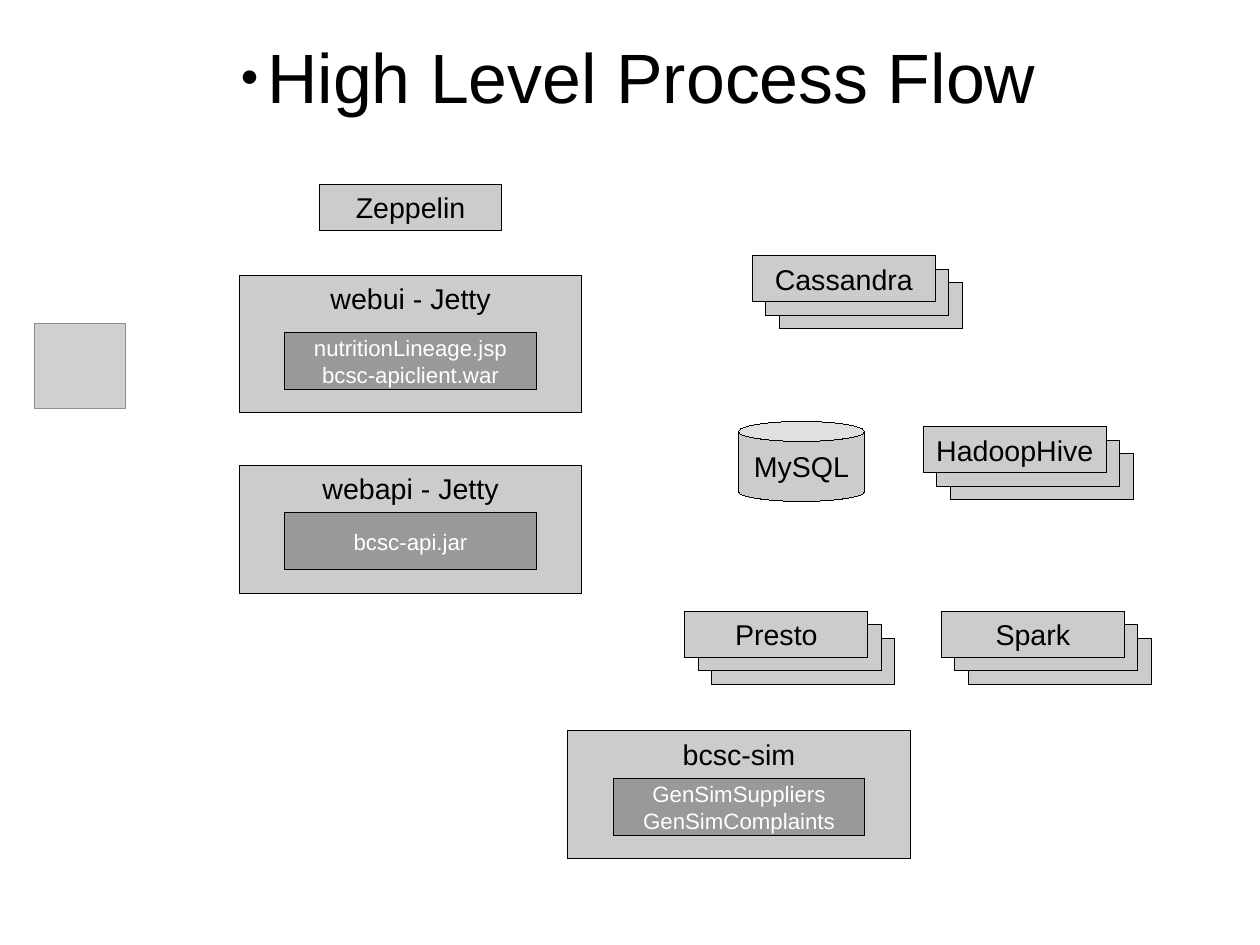
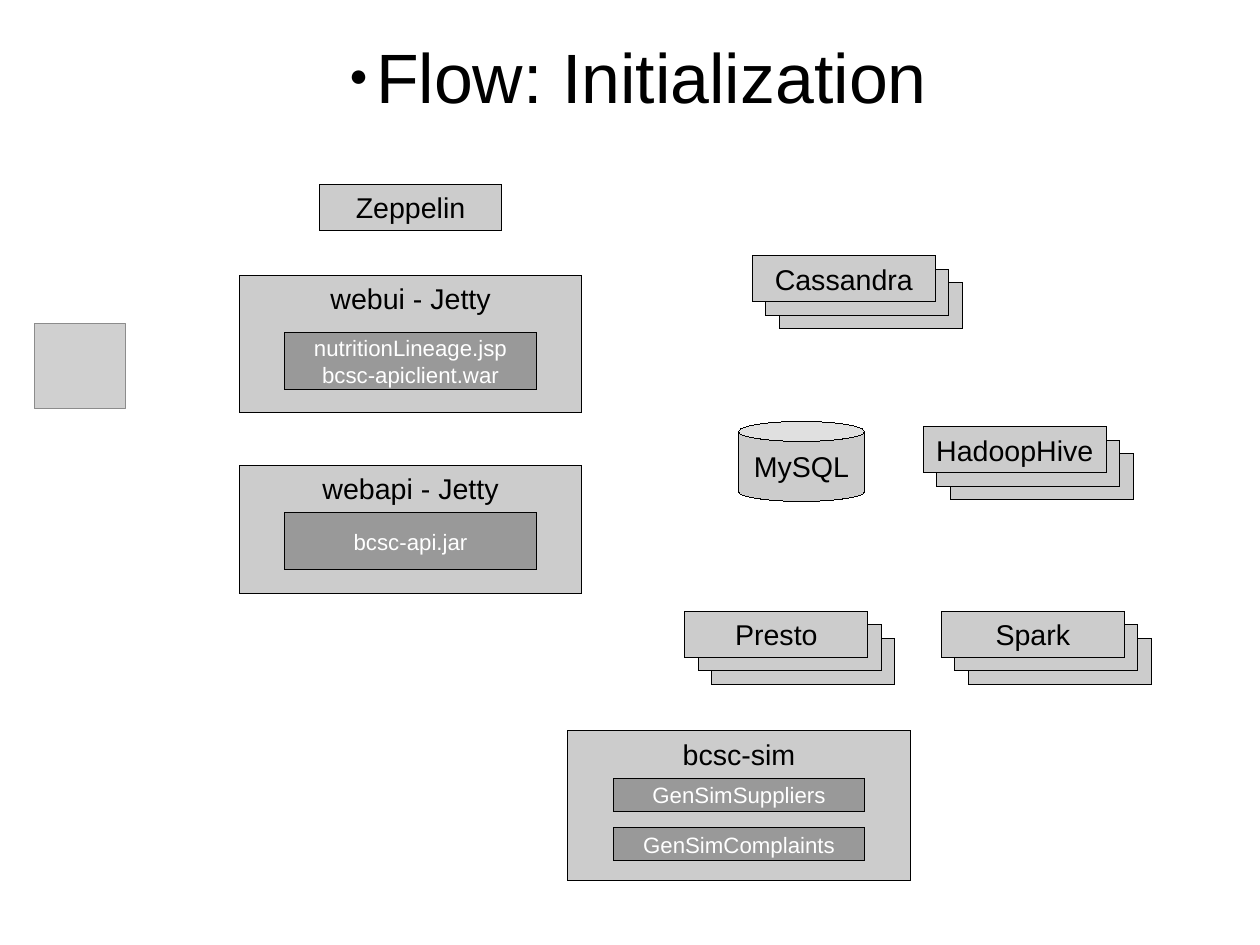
Before and after one commit to petezybrick/blockchain-supplychain, a slide deck: slide 36 of src/site/markdown/bcsc-v2.odp (slide 16 before the commit). Drawn at 1260x945 pixels with LibreOffice and Linux fonts; fonts in the diff are those of the drawing; grey boxes stand for pictures. Boxes give left, top, right and bottom in pixels: in the first picture for what was removed or moved away, otherwise in the second. Text is boxed around its words. In the diff, an @@ line names an element or a change of style, - is before the commit and + after.

```diff
--- a/src/site/markdown/bcsc-v2.odp
+++ b/src/site/markdown/bcsc-v2.odp
@@ text at [376,52,927,104]: text changed @@
-● High Level Process Flow
+● Flow: Initialization
@@ rectangle "bcsc-sim": place and size @@
-rectangle "bcsc-sim" at [568,731,911,859]
+rectangle "bcsc-sim" at [568,731,911,880]
@@ rectangle "GenSimSuppliers": place and size @@
-rectangle "GenSimSuppliers" at [614,779,866,836]
+rectangle "GenSimSuppliers" at [614,779,866,812]
@@ rectangle added at [614,828,866,861], fill #999999, outline #000000 0 pt, 14 pt, text #FFFFFF @@
+GenSimComplaints
@@ text in rectangle at [643,813,835,834]: paragraph removed @@
-GenSimComplaints
```
Also in this commit, not shown: 10 other slides changed, 20 slides added, 1 slide removed, 1 other file.
